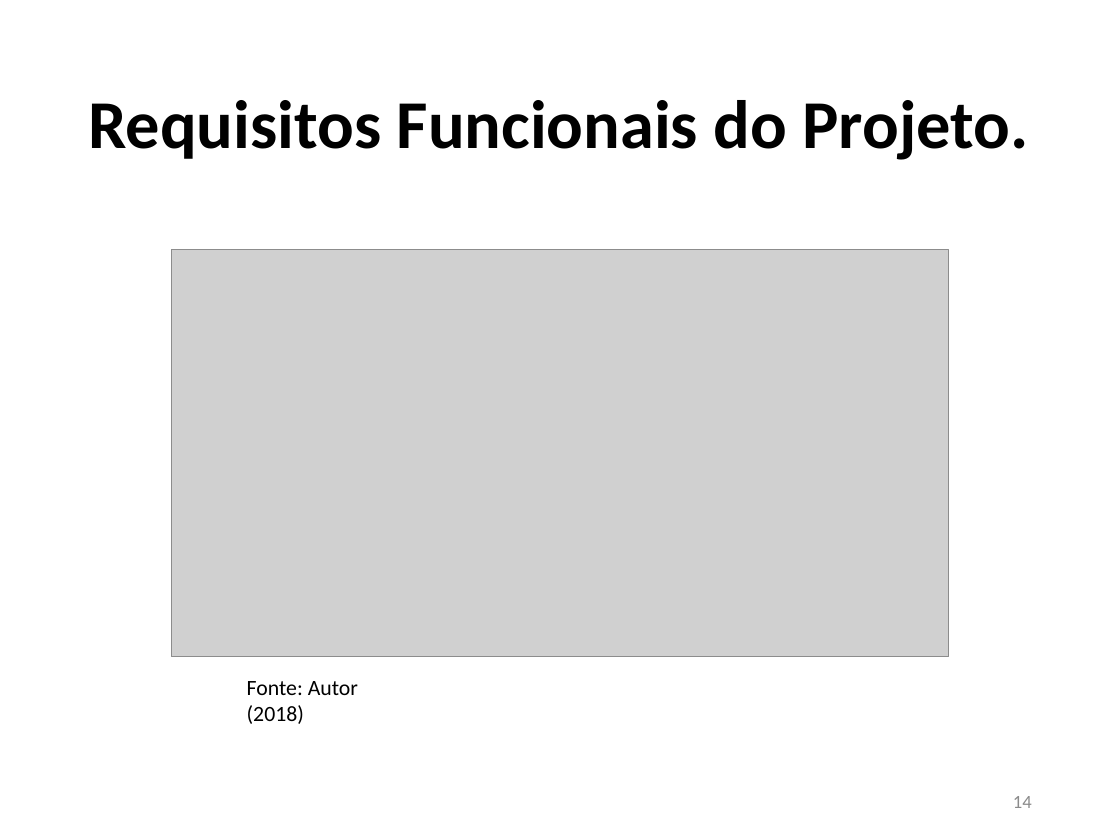
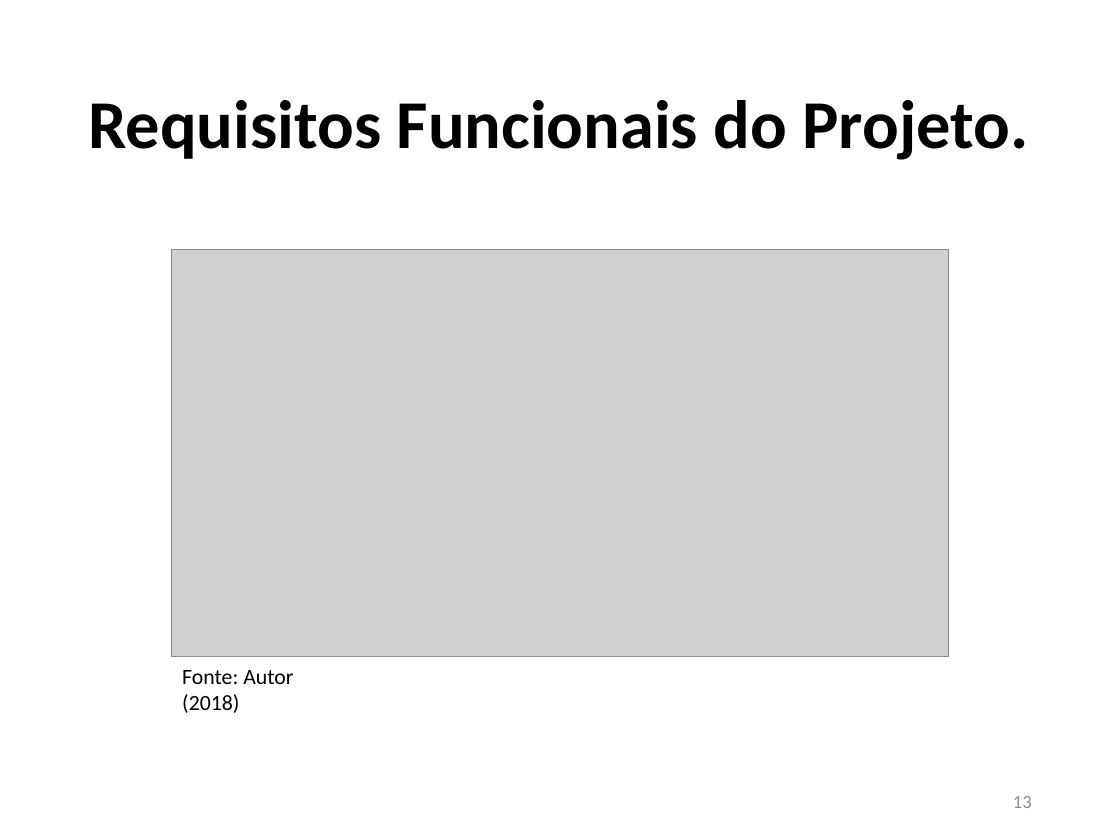
Before and after one commit to JoaoVFG/documentacaoTG, a slide deck: slide 13 of APRESENTAÇÃO JOAO VITOR.pptx (slide 14 before the commit). Drawn at 1120x840 pixels with LibreOffice and Linux fonts; fonts in the diff are those of the drawing; grey boxes stand for pictures. Boxes give left, top, right and bottom in pixels: in the first picture for what was removed or moved away, otherwise in the second. Text is boxed around its words. In the diff, an @@ line names an element or a change of style, - is before the commit and + after.

```diff
--- a/APRESENTAÇÃO JOAO VITOR.pptx
+++ b/APRESENTAÇÃO JOAO VITOR.pptx
@@ text "Fonte: Autor (2018)": place and size @@
-text "Fonte: Autor (2018)" at box(247, 681, 358, 724)
+text "Fonte: Autor (2018)" at box(182, 670, 293, 713)
@@ page number at box(1013, 796, 1032, 808): text changed @@
-14
+13
```
Also in this commit, not shown: 6 other slides changed, 1 slide added, 2 slides removed, 3 other files.
